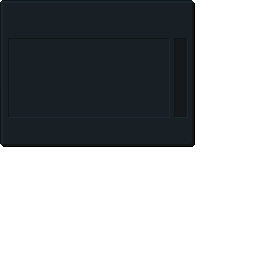
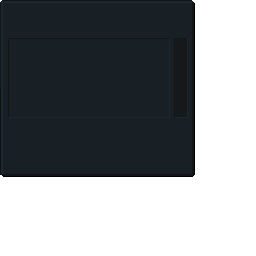
Before/after of a (256, 256) layered artwork. What changed in the layer stack:
painted on "Layer 7" over <box>0,143,195,177</box>
renamed "Layer 1" to "networkstatus", painted on it over <box>0,143,195,177</box>
